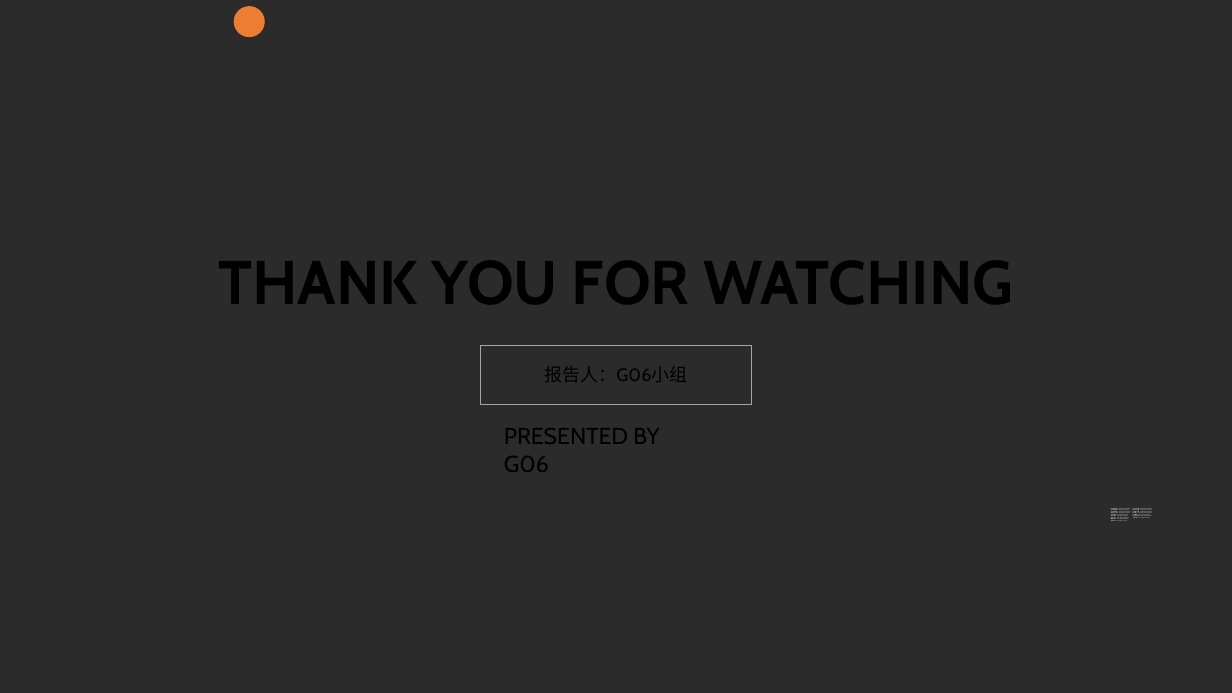
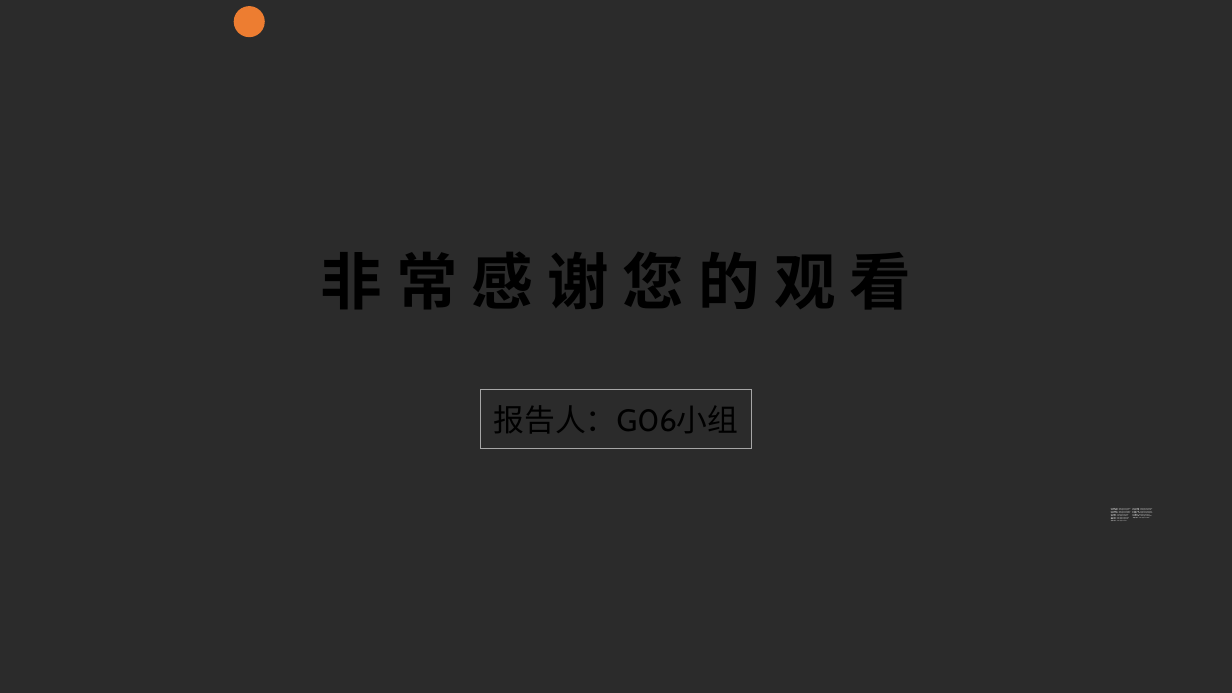
Before and after one commit to ZUCC-SE2020-2021-1-G06/Fishes_Music, a slide deck: slide 19 of ppt/SE2020-G06-小组预备作业.pptx (slide 18 before the commit). Drawn at 1232x693 pixels with LibreOffice and Linux fonts; fonts in the diff are those of the drawing; background and template pictures are left out; a plain dark background stands for a picture behind light text. Boxes give left, top, right and bottom in pixels: in the first picture for what was removed or moved away, otherwise in the second. Text is boxed around its words. In the diff, an @@ line names an element or a change of style, - is before the commit and + after.

```diff
--- a/ppt/SE2020-G06-小组预备作业.pptx
+++ b/ppt/SE2020-G06-小组预备作业.pptx
@@ text at [321, 252, 912, 309]: text changed @@
-THANK YOU FOR WATCHING
+非 常 感 谢 您 的 观 看
@@ rectangle "报告人：G06小组": place and size @@
-rectangle "报告人：G06小组" at [481, 346, 752, 405]
+rectangle "报告人：G06小组" at [481, 389, 752, 448]
@@ rectangle "报告人：G06小组" at [481, 389, 752, 448]: size 14 to 24 pt @@
@@ text removed at [504, 428, 659, 472] @@
-PRESENTED BY G06
```
Also in this commit, not shown: 4 other slides changed, 1 slide added.
